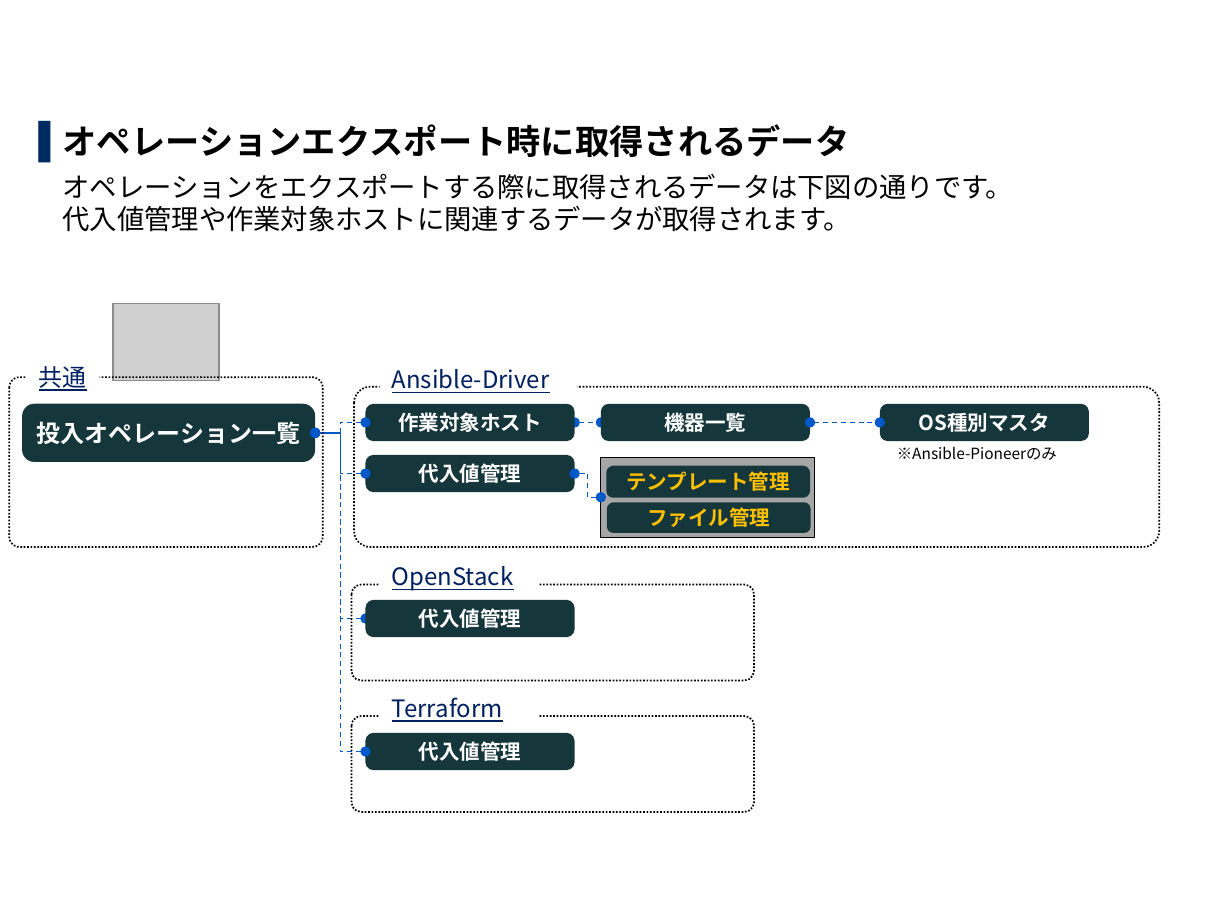
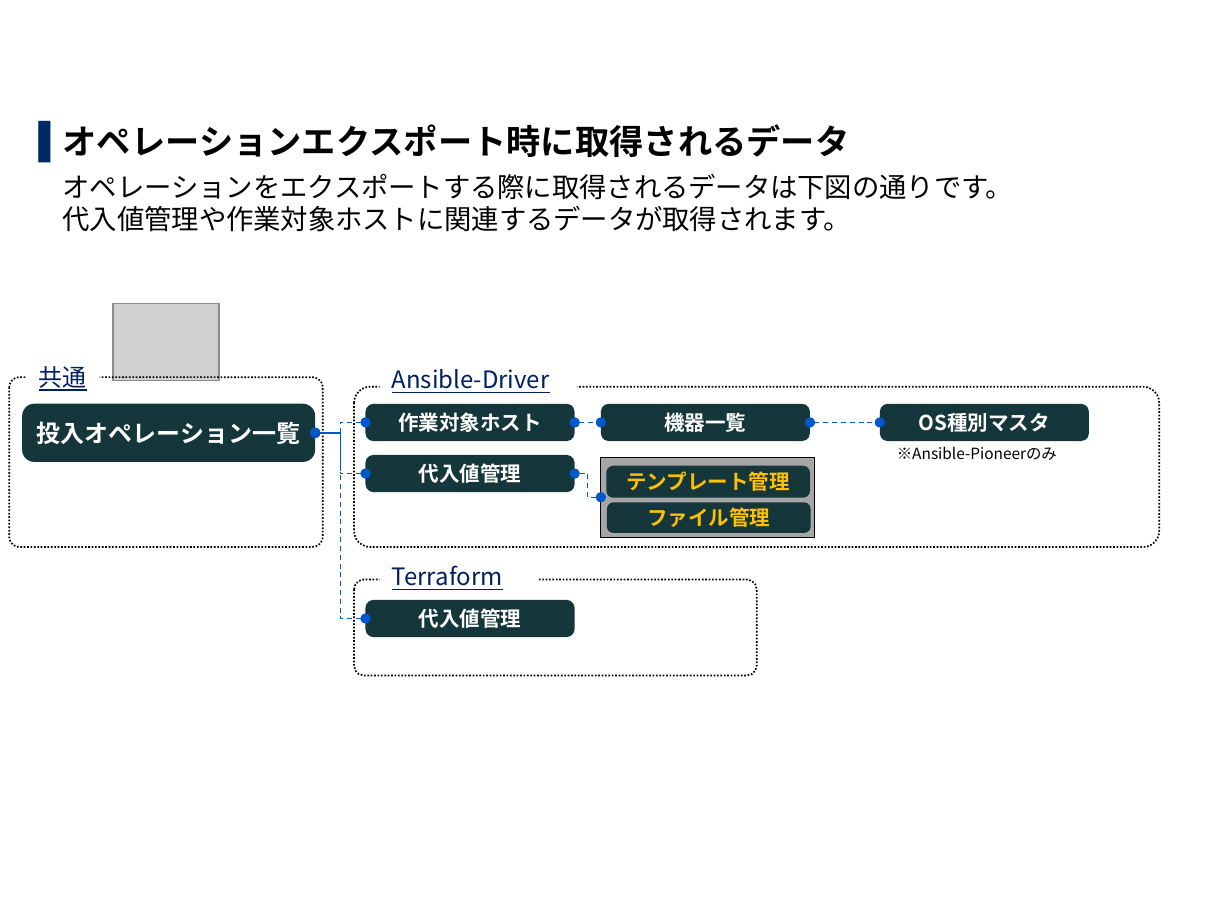
Before and after one commit to exastro-suite/it-automation-docs, a slide deck: slide 11 of asset/Learn_ja/ITA-export-import_classroom_lecture.pptx. Drawn at 1232x924 pixels with LibreOffice and Linux fonts; fonts in the diff are those of the drawing; grey boxes stand for pictures; background and template pictures are left out. Boxes give left, top, right and bottom in pixels: in the first picture for what was removed or moved away, otherwise in the second. Text is boxed around its words. In the diff, an @@ line names an element or a change of style, - is before the commit and + after.

```diff
--- a/asset/Learn_ja/ITA-export-import_classroom_lecture.pptx
+++ b/asset/Learn_ja/ITA-export-import_classroom_lecture.pptx
@@ elbow double arrow removed from (366, 752) to (315, 432) @@
@@ rectangle "Terraform": place and size @@
-rectangle "Terraform" at box(379, 687, 538, 729)
+rectangle "Terraform" at box(379, 556, 538, 598)
@@ rectangle removed at box(379, 556, 538, 598) @@
-OpenStack
@@ rounded rectangle removed at box(351, 584, 754, 680) @@
@@ rounded rectangle: place and size @@
-rounded rectangle at box(351, 716, 754, 812)
+rounded rectangle at box(354, 579, 756, 675)
@@ rounded rectangle removed at box(366, 733, 575, 770) @@
-代入値管理
```
Also in this commit, not shown: 9 other slides changed, 1 other file.
